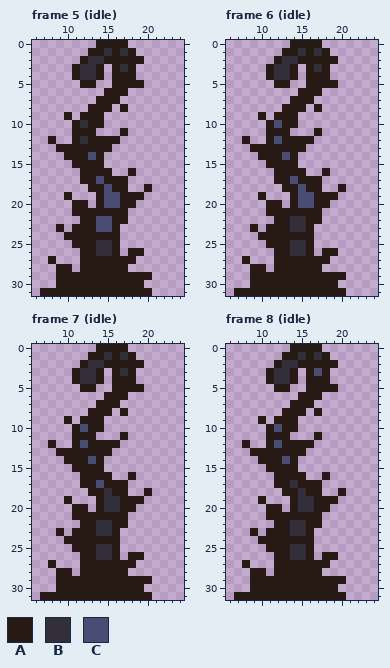
Edited in one commit: pixel-art file (sprites/shield_enemy.aseprite). Above: the version before the commit.
32x32 pixels, 29 frames. Colours within 5 levels of each other are drawn and written as one. Shown: frame 5 (idle): x 6..24, y 0..31; frame 6 (idle): x 6..24, y 0..31; frame 7 (idle): x 6..24, y 0..31; frame 8 (idle): x 6..24, y 0..31. The commit also changed other frames, which this record leaves out.
Palette (. is transparent): A #271913  B #322e3a  C #494c73
And afterwards:
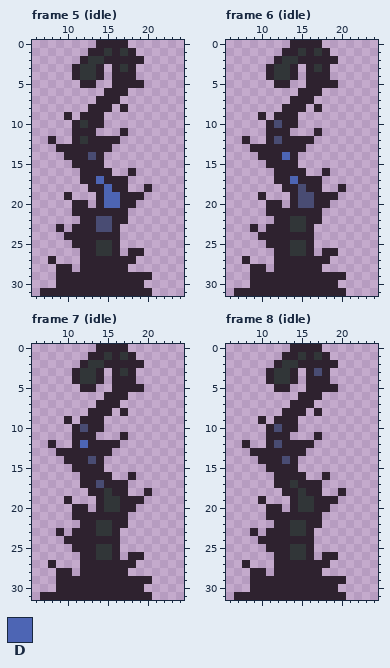
Colours new in this view: D #4d65b4
Edits made:
@@ palette @@
-A #271913
+A #2e222f
-B #322e3a
+B #313638
--- frame 5 (idle)
@@ x 12..18 @@
 16 AAAA..A
-17 AACAAA.
-18 .AACAA.
-19 ..ACCAA
-20 A.ACCAA
+17 AADAAA.
+18 .AADAA.
+19 ..ADDAA
+20 A.ADDAA
 21 AAAAAA.
--- frame 6 (idle)
@@ x 11..16 @@
 13 AAAAA.
-14 AACA..
+14 AADA..
 15 AAAA..
 16 .AAAA.
-17 .AACAA
+17 .AADAA
 18 ..AACA
--- frame 7 (idle)
@@ x 10..14 @@
 11 .AAA.
-12 .ACAA
+12 .ADAA
 13 AAAAA
Changed places in both pictures, as pixel boxes (x1, y1, x2, y2):
changed: (40, 40, 152, 296)
changed: (234, 40, 346, 296)
changed: (40, 344, 152, 600)
changed: (234, 344, 346, 600)
